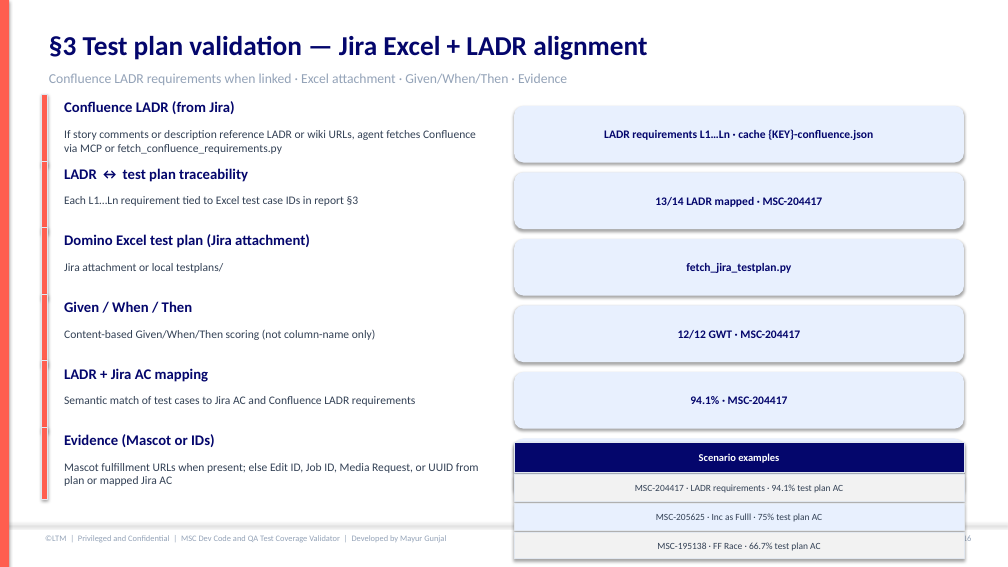
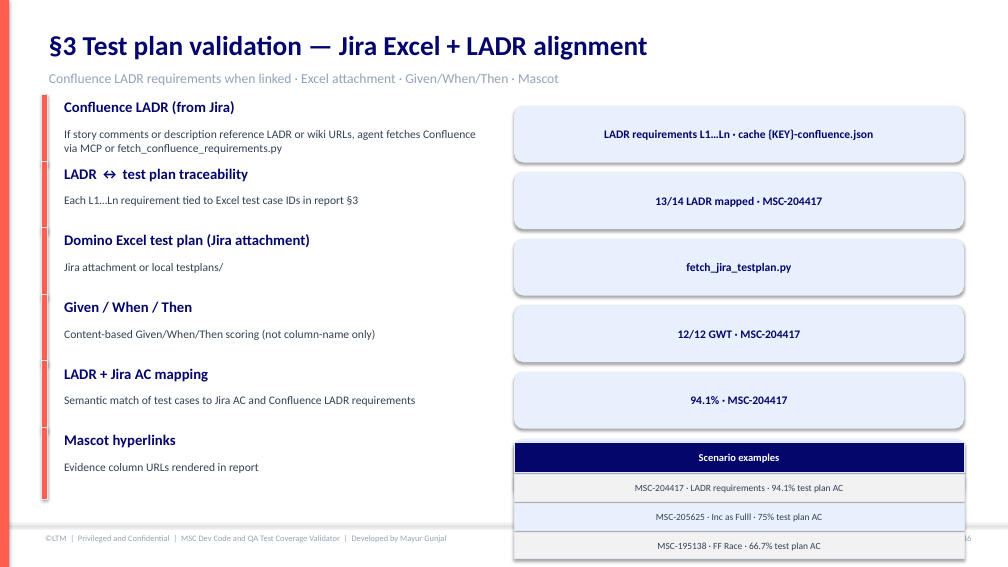
Before and after one commit to mgunjal11/pegasus-qa-agents-lab-copy, a slide deck: slide 17 of docs/MSC-Dev-Code-and-QA-Test-Coverage-Validator-Guide.pptx. Drawn at 1008x567 pixels with LibreOffice and Linux fonts; fonts in the diff are those of the drawing. Boxes give left, top, right and bottom in pixels: in the first picture for what was removed or moved away, otherwise in the second. Text is boxed around its words. In the diff, an @@ line names an element or a change of style, - is before the commit and + after.

```diff
--- a/docs/MSC-Dev-Code-and-QA-Test-Coverage-Validator-Guide.pptx
+++ b/docs/MSC-Dev-Code-and-QA-Test-Coverage-Validator-Guide.pptx
@@ text at box(49, 73, 559, 85): text changed @@
-Confluence LADR requirements when linked · Excel attachment · Given/When/Then · Evidence
+Confluence LADR requirements when linked · Excel attachment · Given/When/Then · Mascot
@@ text at box(64, 434, 176, 448): text changed @@
-Evidence (Mascot or IDs)
+Mascot hyperlinks
@@ text at box(64, 463, 259, 473): text changed @@
-Mascot fulfillment URLs when present; else Edit ID, Job ID, Media Request, or UUID from plan or mapped Jira AC
+Evidence column URLs rendered in report
```
Also in this commit, not shown: 2 other slides changed, 4 other files.
